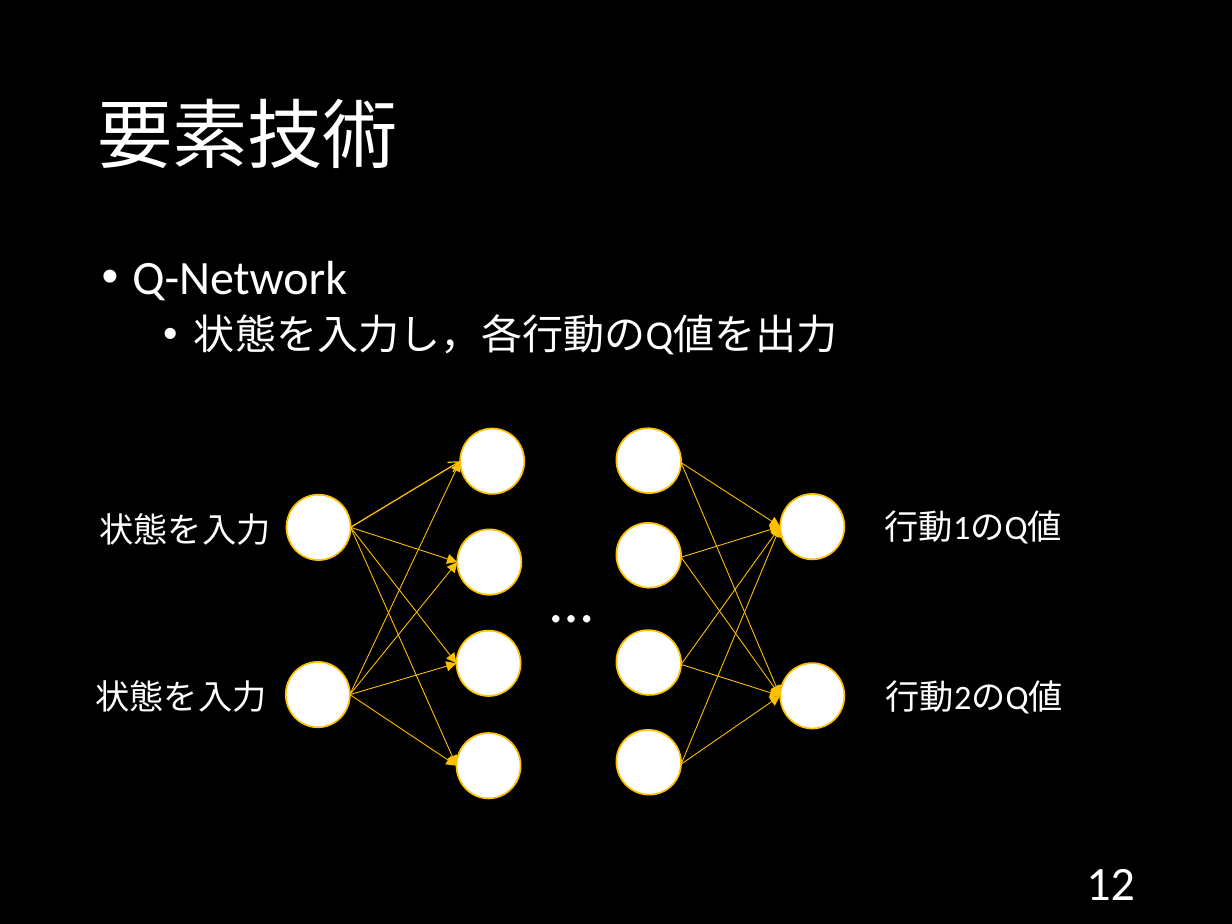
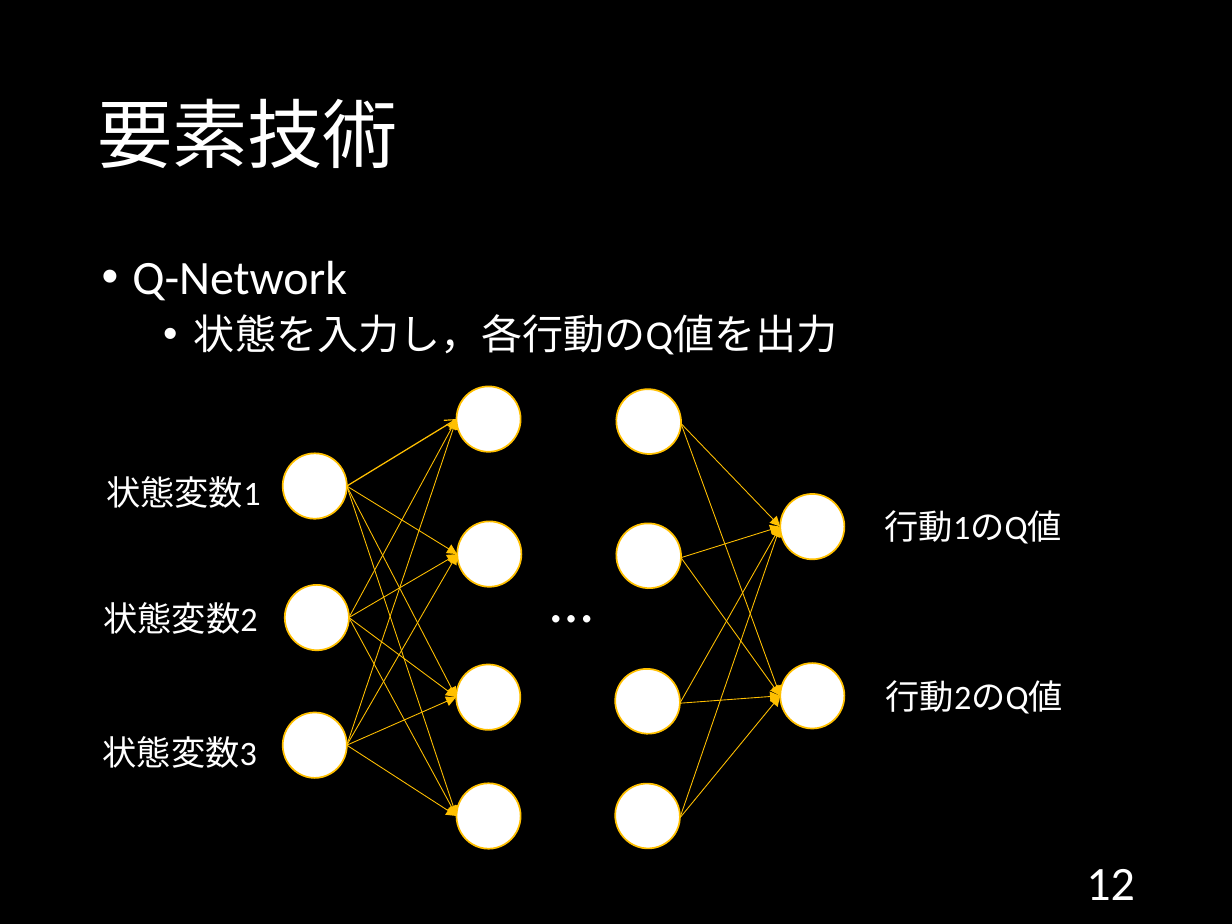
Before and after one commit to 1g-hub/ozeki, a slide deck: slide 12 of B3/情報工学実験II_発表資料.pptx. Drawn at 1232x924 pixels with LibreOffice and Linux fonts; fonts in the diff are those of the drawing. Boxes give left, top, right and bottom in pixels: in the first picture for what was removed or moved away, otherwise in the second. Text is boxed around its words. In the diff, an @@ line names an element or a change of style, - is before the commit and + after.

```diff
--- a/B3/情報工学実験II_発表資料.pptx
+++ b/B3/情報工学実験II_発表資料.pptx
@@ ellipse: place and size @@
-ellipse at (604, 414, 695, 506)
+ellipse at (602, 376, 694, 468)
@@ 2 ellipses, 1 arrow: place and size @@
-2 ellipses, 1 arrow at (287, 429, 524, 559)
+2 ellipses, 1 arrow at (282, 387, 521, 519)
@@ arrow added from (347, 745) to (457, 419), #FFC000 0.5 pt @@
@@ arrow moved from (350, 695) - (460, 461) to (349, 617) - (457, 419) @@
@@ arrow moved from (681, 463) - (780, 696) to (681, 424) - (780, 696) @@
@@ arrow moved from (681, 463) - (780, 526) to (681, 424) - (780, 526) @@
@@ text at (106, 476, 260, 508): text changed @@
-状態を入力
+状態変数1
@@ arrow moved from (351, 527) - (457, 766) to (347, 487) - (457, 816) @@
@@ arrow moved from (351, 527) - (457, 663) to (347, 487) - (456, 697) @@
@@ arrow moved from (351, 527) - (457, 562) to (347, 487) - (457, 554) @@
@@ ellipse: place and size @@
-ellipse at (457, 530, 521, 595)
+ellipse at (457, 521, 521, 586)
@@ arrow moved from (681, 664) - (780, 526) to (680, 703) - (780, 526) @@
@@ arrow moved from (681, 764) - (780, 526) to (680, 818) - (780, 526) @@
@@ arrow added from (347, 745) to (457, 554), #FFC000 0.5 pt @@
@@ arrow moved from (350, 695) - (457, 562) to (349, 617) - (457, 554) @@
@@ ellipse: place and size @@
-ellipse at (286, 662, 350, 727)
+ellipse at (285, 585, 349, 650)
@@ text at (103, 602, 257, 634): text changed @@
-状態を入力
+状態変数2
@@ arrow moved from (350, 695) - (457, 663) to (349, 617) - (456, 697) @@
@@ arrow moved from (350, 695) - (457, 766) to (349, 617) - (457, 816) @@
@@ ellipse: place and size @@
-ellipse at (604, 617, 695, 708)
+ellipse at (602, 656, 694, 747)
@@ ellipse: place and size @@
-ellipse at (457, 631, 521, 696)
+ellipse at (456, 664, 520, 729)
@@ ellipse added at (282, 712, 346, 777), fill #FFFFFF, outline #FFC000 1 pt @@
@@ arrow added from (347, 745) to (456, 697), #FFC000 0.5 pt @@
@@ arrow moved from (681, 664) - (780, 696) to (680, 703) - (780, 696) @@
@@ arrow moved from (681, 764) - (780, 696) to (680, 818) - (780, 696) @@
@@ text added at (102, 736, 256, 768), 20 pt, text #FFFFFF @@
+状態変数3
@@ arrow added from (347, 745) to (457, 816), #FFC000 0.5 pt @@
@@ ellipse: place and size @@
-ellipse at (604, 716, 695, 808)
+ellipse at (602, 771, 694, 862)
@@ ellipse: place and size @@
-ellipse at (457, 733, 521, 798)
+ellipse at (457, 784, 521, 849)
```
Also in this commit, not shown: 4 other slides changed.
